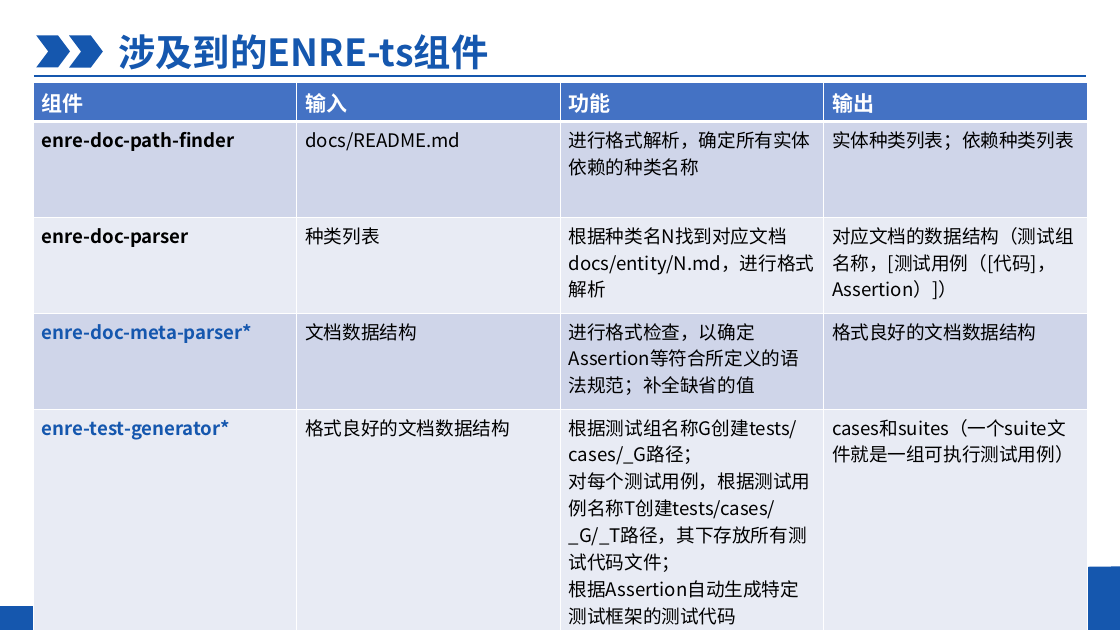
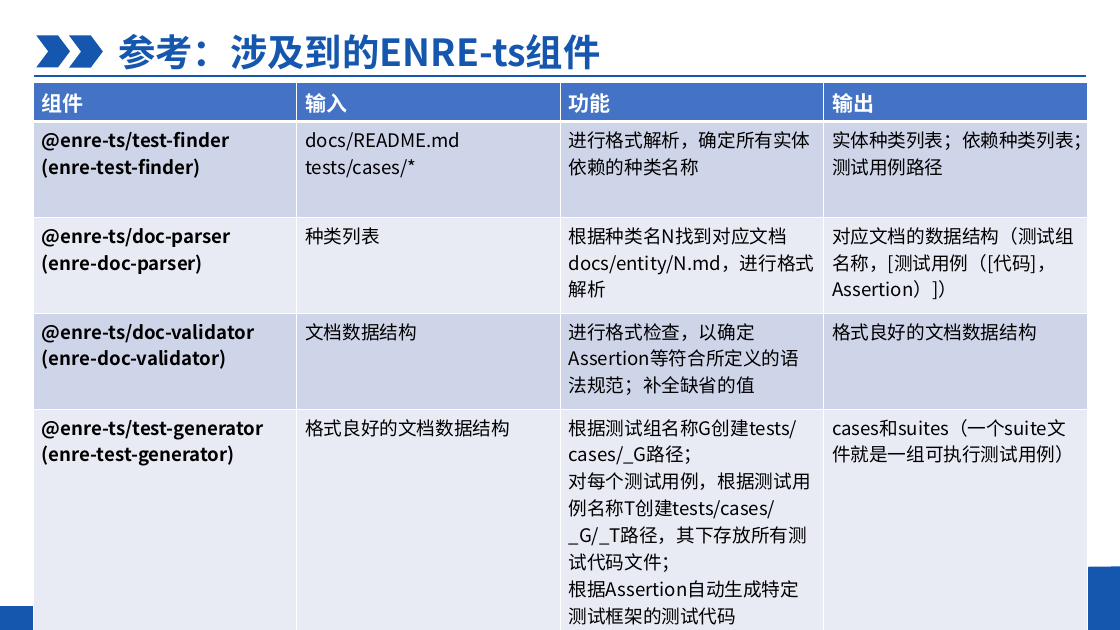
Before and after one commit to xjtu-enre/ENRE-workflow, a slide deck: slide 15 of DocTestGuide_CHS.pptx (slide 4 before the commit). Drawn at 1120x630 pixels with LibreOffice and Linux fonts; fonts in the diff are those of the drawing; background and template pictures are left out. Boxes give left, top, right and bottom in pixels: in the first picture for what was removed or moved away, otherwise in the second. Text is boxed around its words. In the diff, an @@ line names an element or a change of style, - is before the commit and + after.

Commit message:
feat: update slides to sync with new test infra

```diff
--- a/DocTestGuide_CHS.pptx
+++ b/DocTestGuide_CHS.pptx
@@ text at (x1=118, y1=34, x2=600, y2=76): text changed @@
-涉及到的ENRE-ts组件
+参考：涉及到的ENRE-ts组件
@@ table at (x1=34, y1=82, x2=1089, y2=602) @@
-row 2: enre-doc-path-finder | docs/README.md | 进行格式解析，确定所有实体依赖的种类名称 | 实体种类列表；依赖种类列表
+row 2: @enre-ts/test-finder / (enre-test-finder) | docs/README.md / tests/cases/* | 进行格式解析，确定所有实体依赖的种类名称 | 实体种类列表；依赖种类列表；测试用例路径
-row 3, column 1: enre-doc-parser
+row 3, column 1: @enre-ts/doc-parser / (enre-doc-parser)
-row 4, column 1: enre-doc-meta-parser*
+row 4, column 1: @enre-ts/doc-validator / (enre-doc-validator)
-row 5, column 1: enre-test-generator*
+row 5, column 1: @enre-ts/test-generator / (enre-test-generator)
```
Also in this commit, not shown: 8 other slides changed, 1 slide added, 2 slides removed.
